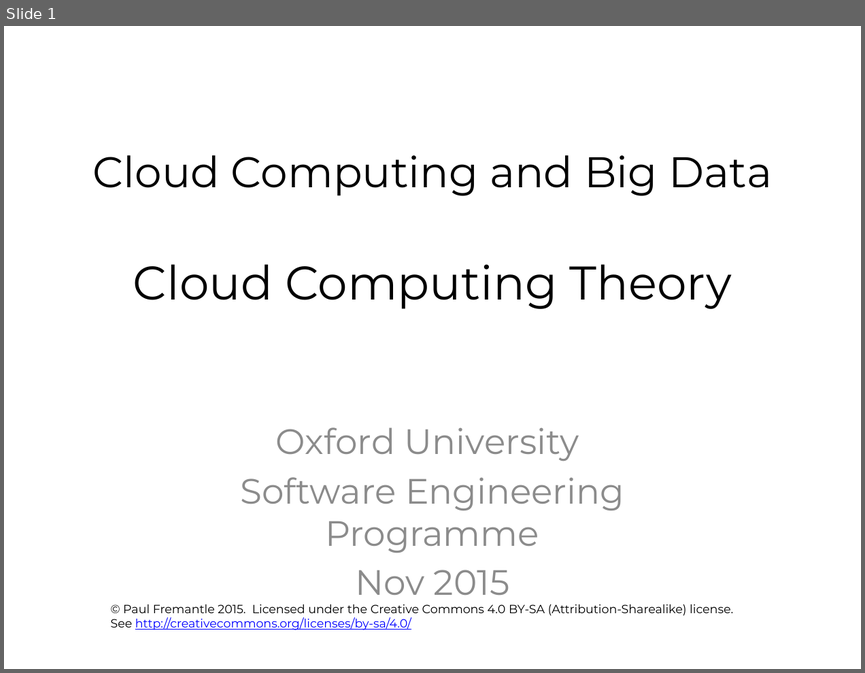
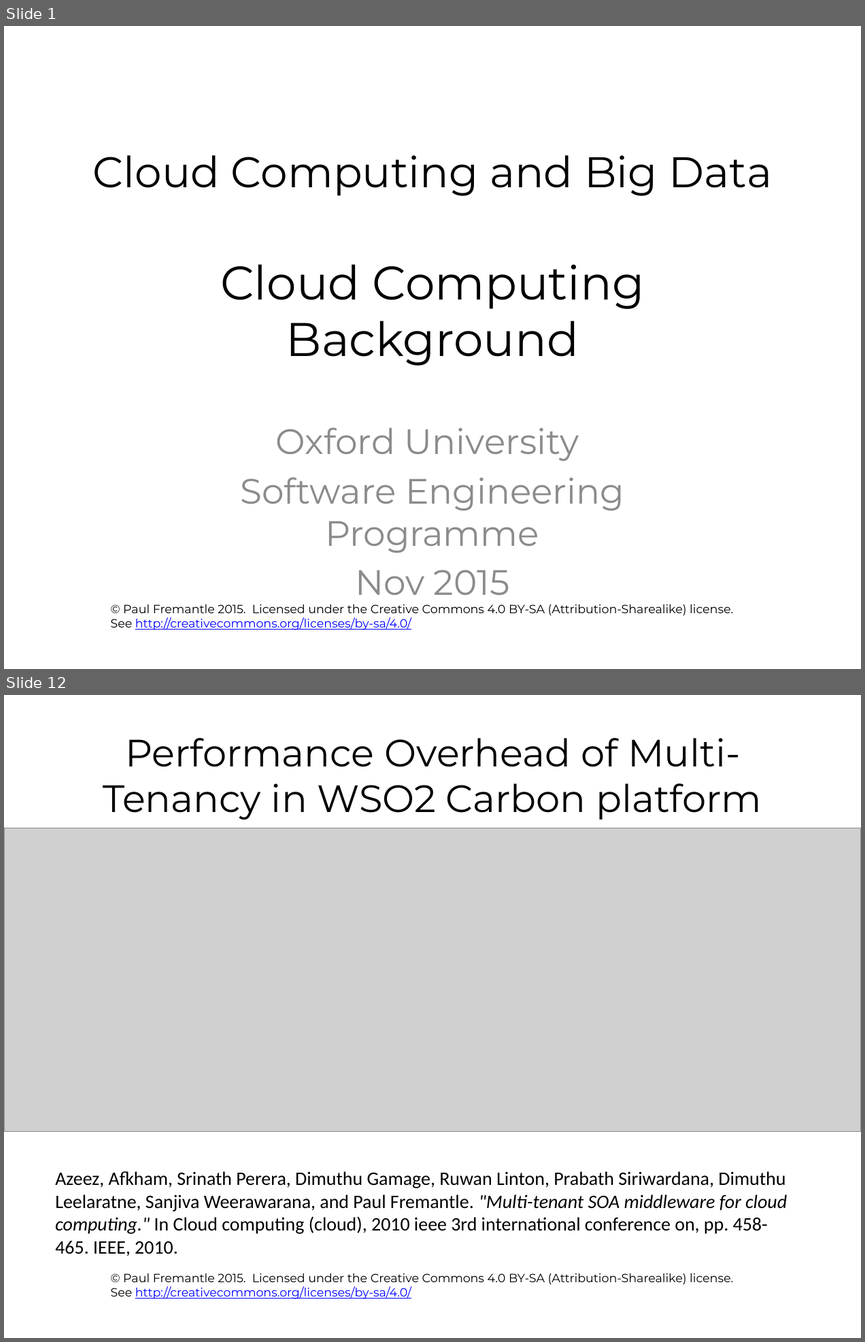
Before and after one commit to pzfreo/ox-clo, a slide deck: pres-source/03-cloud-computing-theory.pptx. Shown one above the other, each under a label of ours: slide 1 before the commit, slides 1 and 12 after it; the slides between them are not shown. The pictures are 865x673 and 865x1342 pixels, drawn with LibreOffice and Linux fonts; fonts in the diff are those of the drawing; grey boxes stand for pictures; background and template pictures are left out. Boxes give left, top, right and bottom in pixels: in the first picture for what was removed or moved away, otherwise in the second. Text is boxed around its words. In the diff, an @@ line names an element or a change of style, - is before the commit and + after.

```diff
--- a/pres-source/03-cloud-computing-theory.pptx
+++ b/pres-source/03-cloud-computing-theory.pptx
@@ slide 12 added at bbox=[4, 695, 861, 1338], background #FFFFFF; not listed: 1 template element that a slide beside it also shows @@
@@ title added at bbox=[103, 738, 762, 819], 32 pt, text #000000 @@
+Performance Overhead of Multi-Tenancy in WSO2 Carbon platform
@@ picture added at bbox=[4, 828, 861, 1131] @@
@@ text added at bbox=[55, 1171, 787, 1256], 16 pt, text #000000 @@
+Azeez, Afkham, Srinath Perera, Dimuthu Gamage, Ruwan Linton, Prabath Siriwardana, Dimuthu Leelaratne, Sanjiva Weerawarana, and Paul Fremantle. "Multi-tenant SOA middleware for cloud computing." In Cloud computing (cloud), 2010 ieee 3rd international conference on, pp. 458-465. IEEE, 2010.
@@ slide 1 changed as well @@
@@ title at bbox=[93, 155, 772, 365]: text changed @@
-Cloud Computing and Big Data
-Cloud Computing Theory
+Cloud Computing and Big Data
+Cloud Computing
+Background
```
Also in this commit, not shown: 1 other slide changed, 30 other slides added, 1 slide removed.
